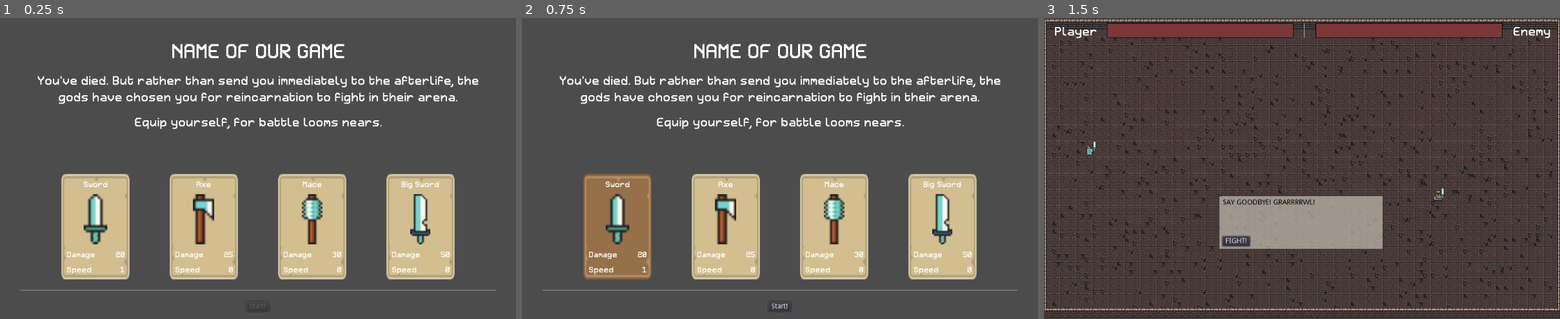
Above: before the commit, frames 1-3 (left to right).
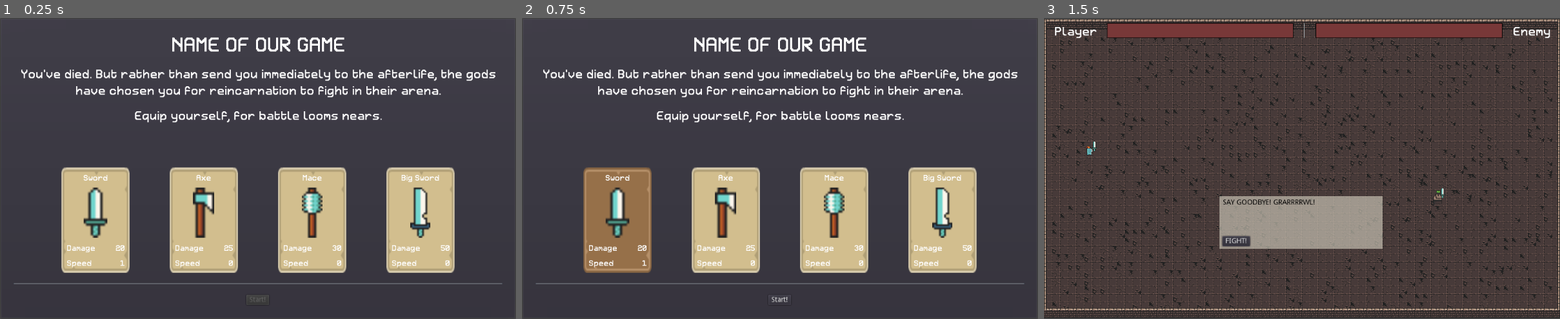
Above: after the commit, the same moments.

Repository: josephmbustamante/ludum-dare-45
Game: Godot game, scene res://Scenes/WeaponPickerScreen.tscn
The game is run twice, just before and just after one commit, with the same random seed, the same clock (stepped at 60 frames per second) and the same inputs.
Inputs (mouse positions are in pixels of both pictures, inside the frame that each line leads up to):
- Up to frame 1 (0.25 s): no input
- Up to frame 2 (0.75 s): tap Enter at 0.5 s; move the mouse to (620, 225) at 0.52 s; hold Right (right) from 0.53 s (still down); click (620, 225) at 0.6 s
- Up to frame 3 (1.5 s): release Right (right) at 1.25 s; click "Start!" at 1.25 s

The runs differ from the first frame. In frame 1, 14% of the frame differs, in the area x 2-98%, y 6-100%; in frame 2, 14%; in frame 3, nothing differs.

Commit message:
Add background to weapon picker screen and make it all fit

Diff:
--- a/Scenes/WeaponPickerScreen.tscn
+++ b/Scenes/WeaponPickerScreen.tscn
@@ -4,54 +4,59 @@
 [ext_resource path="res://Resources/Retron2000Title.tres" type="DynamicFont" id=2]
 [ext_resource path="res://Resources/Retron2000Body.tres" type="DynamicFont" id=3]
 
-[node name="MarginContainer" type="MarginContainer"]
+[node name="WeaponPickerScreen" type="PanelContainer"]
 anchor_right = 1.0
 anchor_bottom = 1.0
-margin_bottom = 93.0
-custom_constants/margin_right = 40
-custom_constants/margin_top = 40
-custom_constants/margin_left = 40
-custom_constants/margin_bottom = 40
+
+[node name="MarginContainer" type="MarginContainer" parent="."]
+margin_left = 7.0
+margin_top = 7.0
+margin_right = 1017.0
+margin_bottom = 593.0
+custom_constants/margin_right = 20
+custom_constants/margin_top = 20
+custom_constants/margin_left = 20
+custom_constants/margin_bottom = 20
 script = ExtResource( 1 )
 
-[node name="Rows" type="VBoxContainer" parent="."]
-margin_left = 40.0
-margin_top = 40.0
-margin_right = 984.0
-margin_bottom = 653.0
+[node name="Rows" type="VBoxContainer" parent="MarginContainer"]
+margin_left = 20.0
+margin_top = 20.0
+margin_right = 990.0
+margin_bottom = 566.0
 custom_constants/separation = 20
 
-[node name="GameTitle" type="Label" parent="Rows"]
-margin_right = 944.0
+[node name="GameTitle" type="Label" parent="MarginContainer/Rows"]
+margin_right = 970.0
 margin_bottom = 48.0
 custom_fonts/font = ExtResource( 2 )
 text = "NAME OF OUR GAME"
 align = 1
 
-[node name="Paragraph1" type="Label" parent="Rows"]
+[node name="Paragraph1" type="Label" parent="MarginContainer/Rows"]
 margin_top = 68.0
-margin_right = 944.0
-margin_bottom = 137.0
+margin_right = 970.0
+margin_bottom = 131.0
 rect_min_size = Vector2( 600, 40 )
 custom_fonts/font = ExtResource( 3 )
 text = "You've died. But rather than send you immediately to the afterlife, the gods have chosen you for reincarnation to fight in their arena."
 align = 1
 autowrap = true
 
-[node name="Paragraph2" type="Label" parent="Rows"]
-margin_top = 157.0
-margin_right = 944.0
-margin_bottom = 197.0
+[node name="Paragraph2" type="Label" parent="MarginContainer/Rows"]
+margin_top = 151.0
+margin_right = 970.0
+margin_bottom = 191.0
 rect_min_size = Vector2( 600, 40 )
 custom_fonts/font = ExtResource( 3 )
 text = "Equip yourself, for battle looms nears."
 align = 1
 autowrap = true
 
-[node name="DeathCountText" type="Label" parent="Rows"]
-margin_top = 217.0
-margin_right = 944.0
-margin_bottom = 257.0
+[node name="DeathCountText" type="Label" parent="MarginContainer/Rows"]
+margin_top = 211.0
+margin_right = 970.0
+margin_bottom = 251.0
 rect_min_size = Vector2( 600, 40 )
 custom_fonts/font = ExtResource( 3 )
 custom_colors/font_color = Color( 0.764706, 0.290196, 0.290196, 1 )
@@ -59,29 +64,29 @@
 autowrap = true
 uppercase = true
 
-[node name="WeaponColumns" type="HBoxContainer" parent="Rows"]
-margin_top = 277.0
-margin_right = 944.0
-margin_bottom = 477.0
+[node name="WeaponColumns" type="HBoxContainer" parent="MarginContainer/Rows"]
+margin_top = 271.0
+margin_right = 970.0
+margin_bottom = 471.0
 rect_min_size = Vector2( 0, 200 )
 size_flags_horizontal = 3
 custom_constants/separation = 80
 alignment = 1
 
-[node name="HSeparator" type="HSeparator" parent="Rows"]
-margin_top = 497.0
-margin_right = 944.0
-margin_bottom = 501.0
+[node name="HSeparator" type="HSeparator" parent="MarginContainer/Rows"]
+margin_top = 491.0
+margin_right = 970.0
+margin_bottom = 495.0
 
-[node name="CenterContainer" type="CenterContainer" parent="Rows"]
-margin_top = 521.0
-margin_right = 944.0
-margin_bottom = 541.0
+[node name="CenterContainer" type="CenterContainer" parent="MarginContainer/Rows"]
+margin_top = 515.0
+margin_right = 970.0
+margin_bottom = 535.0
 
-[node name="Button" type="Button" parent="Rows/CenterContainer"]
-margin_left = 449.0
-margin_right = 494.0
+[node name="Button" type="Button" parent="MarginContainer/Rows/CenterContainer"]
+margin_left = 462.0
+margin_right = 507.0
 margin_bottom = 20.0
 disabled = true
 text = "Start!"
-[connection signal="pressed" from="Rows/CenterContainer/Button" to="." method="_on_Start_Button_pressed"]
+[connection signal="pressed" from="MarginContainer/Rows/CenterContainer/Button" to="MarginContainer" method="_on_Start_Button_pressed"]
